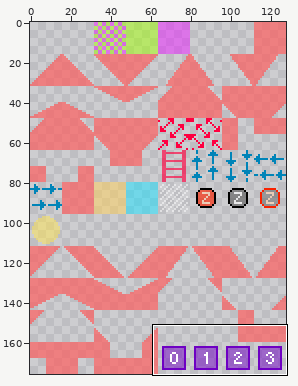
Edited in one commit: sprite sheet (data/scene_debug_tiles.png). Above: a wide view before the commit, with the close-up outlined.
Close-up. Before:
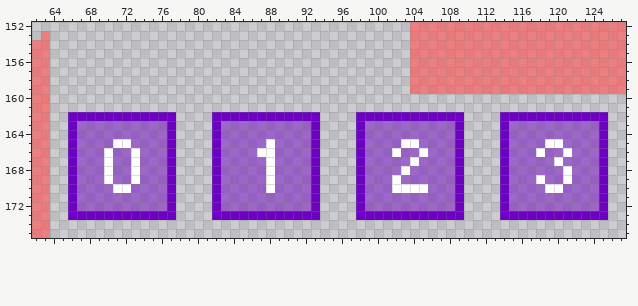
The file is 128x176 pixels. Shown: x 62..127, y 152..175.
After the commit:
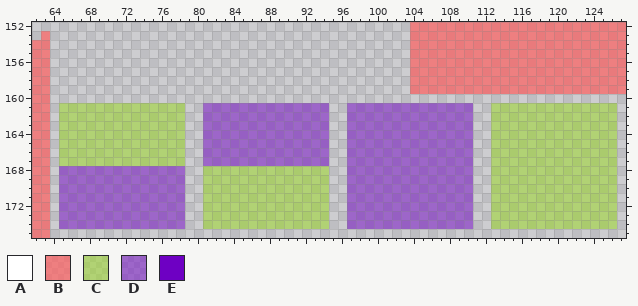
Palette (. is transparent): A #ffffff  B #ff5757a8  C #96d71980  D #6e00c380  E #6e00c3
From old to new:
Colour C is added in row 161 at x 65 to 78 and 113 to 126; in rows 162 to 167 at x 65, 78, 113 and 126; in rows 168 to 173 at x 81, 94, 113 and 126; in row 174 at x 81 to 94 and 113 to 126.
Colour C replaces colour A in row 165 at x 71 to 72 and 119 to 120; in row 166 at x 70, 73, 118 and 121; in row 167 at x 70, 73 and 120; in row 168 at x 88 and 121; in row 169 at x 88, 118 and 121; in row 170 at x 88 and 119 to 120.
Colour C replaces colour D in rows 163 to 164 at x 67 to 76 and 115 to 124; in row 165 at x 67 to 70, 73 to 76, 115 to 118 and 121 to 124; in row 166 at x 67 to 69, 71 to 72, 74 to 76, 115 to 117, 119 to 120 and 122 to 124; in row 167 at x 67 to 69, 71 to 72, 74 to 76, 115 to 119 and 121 to 124; in row 168 at x 83 to 87, 89 to 92, 115 to 120 and 122 to 124; in row 169 at x 83 to 87, 89 to 92, 115 to 117, 119 to 120 and 122 to 124.
Colour C replaces colour D in row 170 at x 83 to 87, 89 to 92, 115 to 118 and 121 to 124; in rows 171 to 172 at x 83 to 92 and 115 to 124.
Colour C replaces colour E in row 162 at x 66 to 77 and 114 to 125; in rows 163 to 167 at x 66, 77, 114 and 125; in rows 168 to 172 at x 82, 93, 114 and 125; in row 173 at x 82 to 93 and 114 to 125.
Colour D is added in row 161 at x 81 to 94 and 97 to 110; in rows 162 to 167 at x 81, 94, 97 and 110; in rows 168 to 173 at x 65, 78, 97 and 110; in row 174 at x 65 to 78 and 97 to 110.
Colour D replaces colour A in row 165 at x 88 and 103 to 104; in row 166 at x 87 to 88, 102 and 105; in row 167 at x 88 and 104; in row 168 at x 70, 73 and 103; in row 169 at x 70, 73 and 102; in row 170 at x 71 to 72 and 102 to 105.
Colour D replaces colour E in row 162 at x 82 to 93 and 98 to 109; in rows 163 to 167 at x 82, 93, 98 and 109; in rows 168 to 172 at x 66, 77, 98 and 109; in row 173 at x 66 to 77 and 98 to 109.
Boxes around the changes in both close-ups, in picture pixels (x1, y1, x2, y2):
changed: (59, 103, 617, 229)
